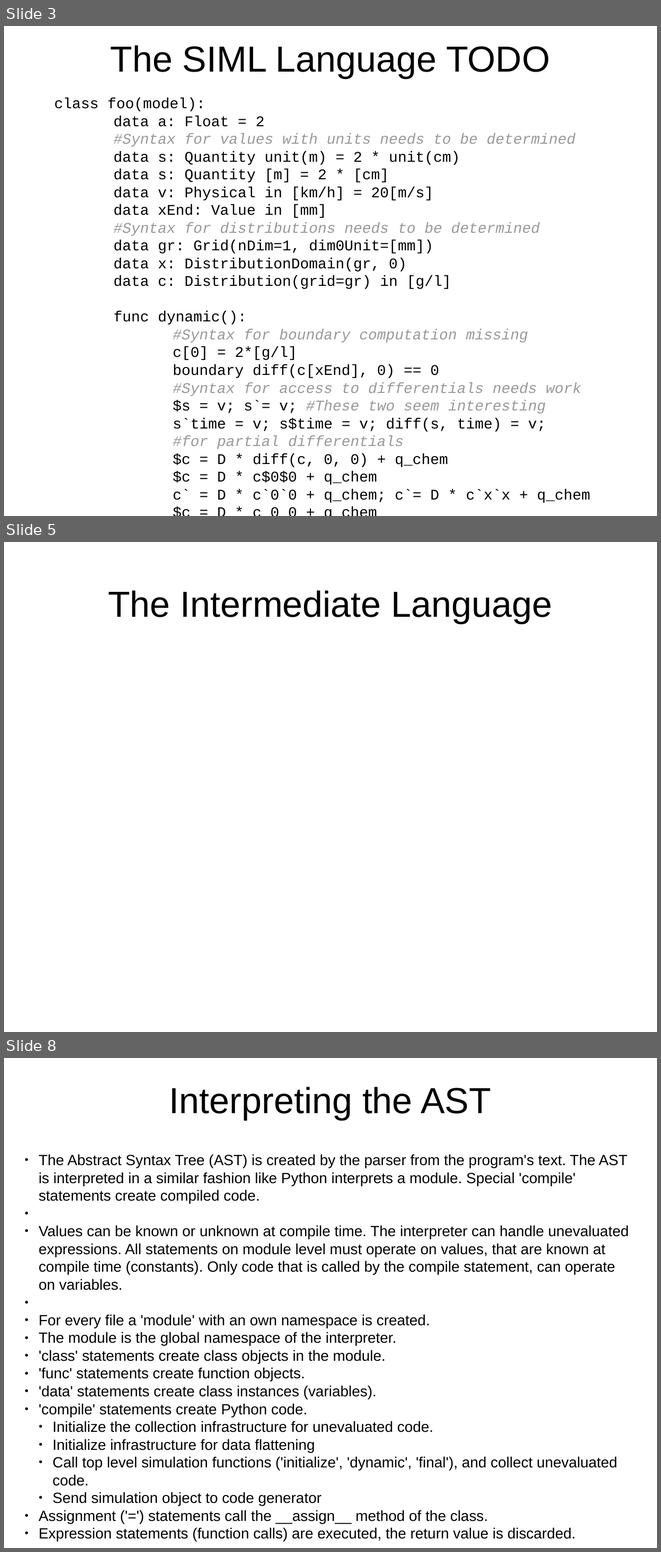
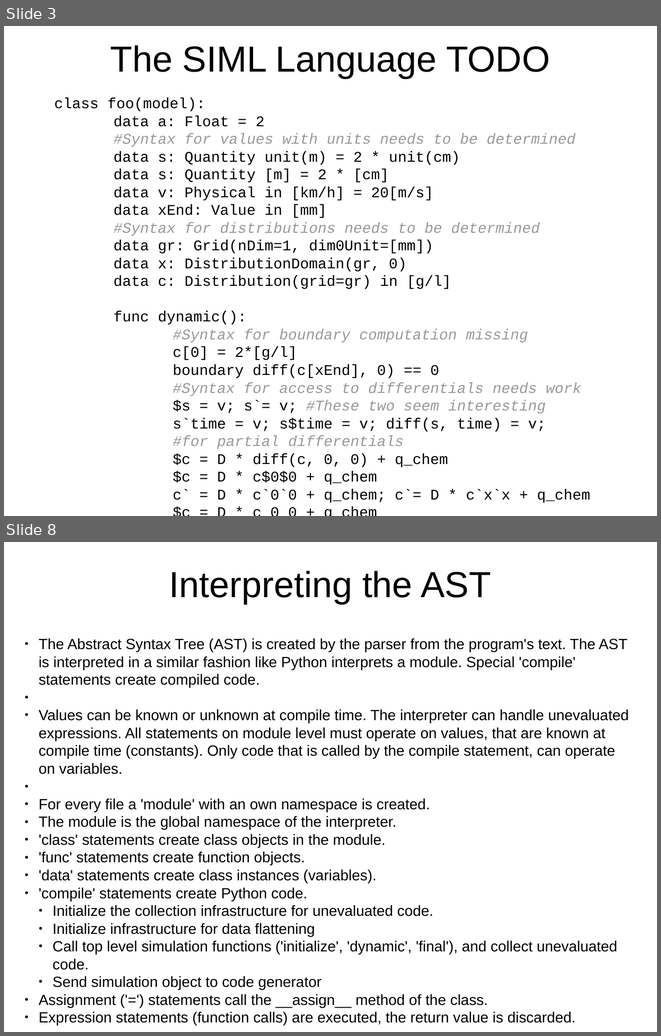
Before and after one commit to eike-welk/freeode, a slide deck: freeode_py/SIML Compiler Outline.odp. Shown one above the other, each under a label of ours: slides 3, 5 and 8 before the commit, slides 3 and 8 after it; the slides between them are not shown. The pictures are 661x1552 and 661x1036 pixels, drawn with LibreOffice and Linux fonts; fonts in the diff are those of the drawing. Boxes give left, top, right and bottom in pixels: in the first picture for what was removed or moved away, otherwise in the second. Text is boxed around its words. In the diff, an @@ line names an element or a change of style, - is before the commit and + after.

```diff
--- a/freeode_py/SIML Compiler Outline.odp
+++ b/freeode_py/SIML Compiler Outline.odp
@@ slide 5 removed at box(4, 542, 657, 1032), background #FFFFFF @@
@@ title removed at box(108, 590, 553, 623) @@
-The Intermediate Language
```
Also in this commit, not shown: 6 slides changed, 3 slides added, 1 other slide removed, 1 other file.
